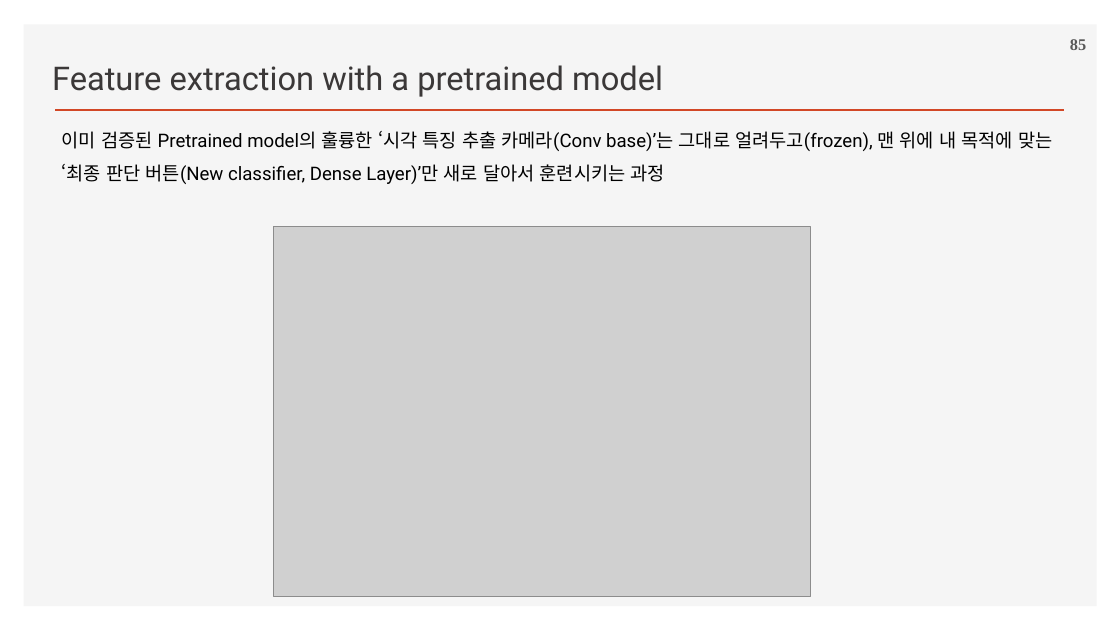
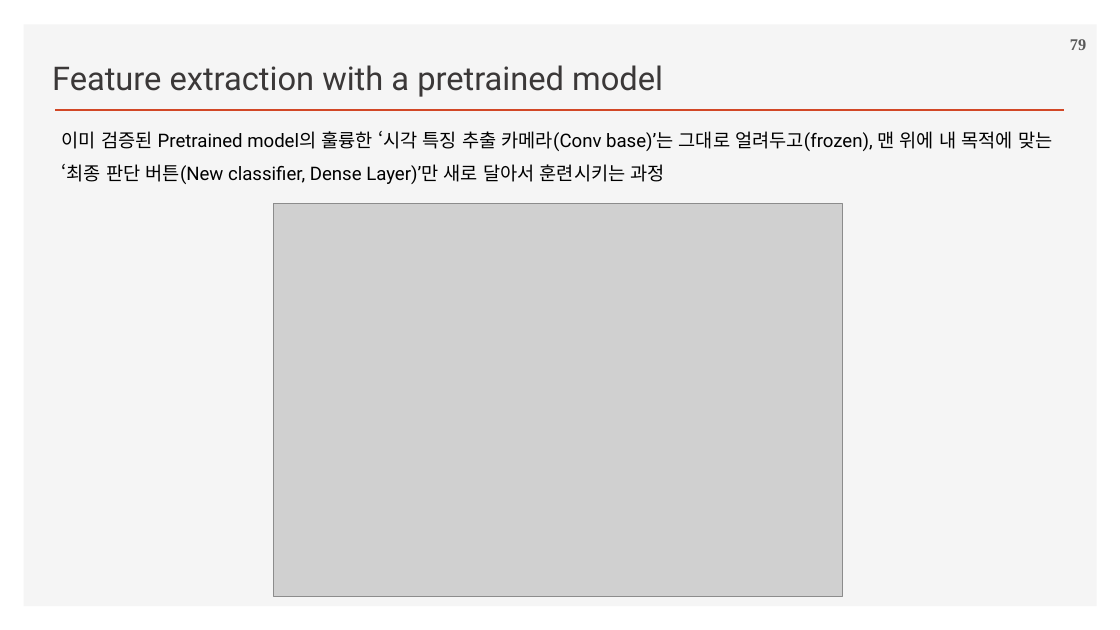
Before and after one commit to ancestor9/2026_Fall_Deep-Learning-with-Python, a slide deck: slide 79 of Chapter 08 Image Classification.pptx (slide 85 before the commit). Drawn at 1120x630 pixels with LibreOffice and Linux fonts; fonts in the diff are those of the drawing; grey boxes stand for pictures; background and template pictures are left out. Boxes give left, top, right and bottom in pixels: in the first picture for what was removed or moved away, otherwise in the second. Text is boxed around its words. In the diff, an @@ line names an element or a change of style, - is before the commit and + after.

```diff
--- a/Chapter 08 Image Classification.pptx
+++ b/Chapter 08 Image Classification.pptx
@@ page number at box(1070, 39, 1086, 50): text changed @@
-85
+79
@@ picture: place and size @@
-picture at box(274, 226, 811, 597)
+picture at box(274, 204, 843, 597)
```
Also in this commit, not shown: 5 other slides changed, 1 slide added, 6 slides removed.
